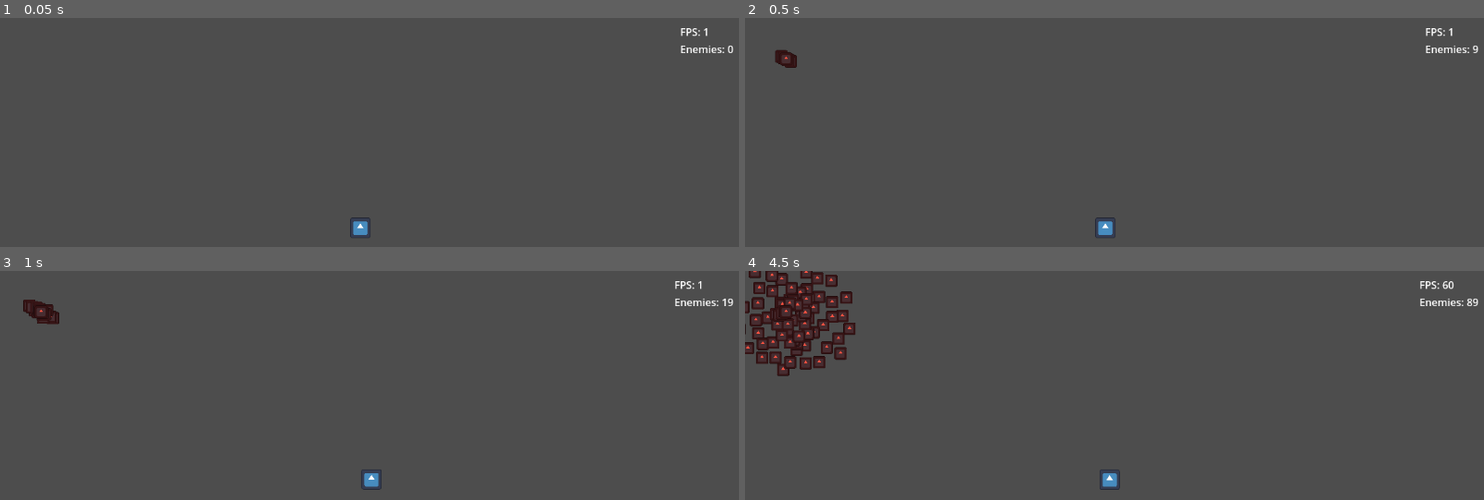
Above: before the commit, frames 1-4 (two rows, left to right).
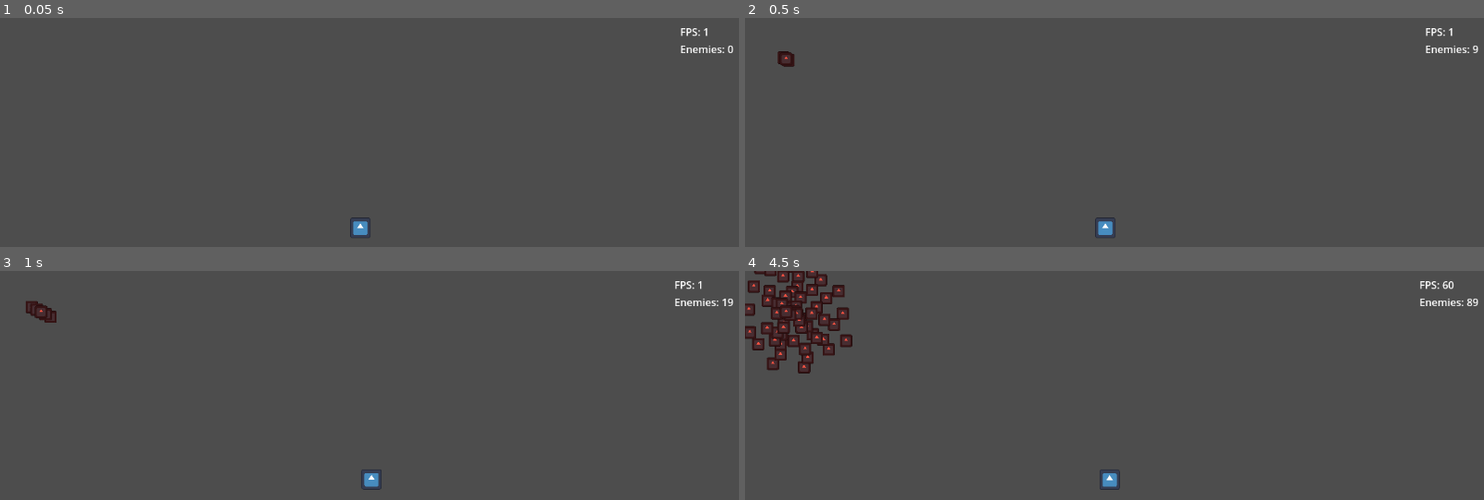
Above: after the commit, the same moments.

Repository: Griiimon/Manymies
Game: Godot game, scene res://main.tscn
The game is run twice, just before and just after one commit, with the same random seed, the same clock (stepped at 60 frames per second) and the same inputs. The engine's default icon, where the game draws it, is replaced by a stand-in: a white triangle on a blue panel in a dark square.
Inputs (mouse positions are in pixels of both pictures, inside the frame that each line leads up to):
- Up to frame 1 (0.05 s): no input
- Up to frame 2 (0.5 s): no input
- Up to frame 3 (1 s): tap Enter at 0.5 s; move the mouse to (532, 456) at 0.52 s; click (532, 456) at 0.67 s
- Up to frame 4 (4.5 s): move the mouse to (966, 499) at 1.27 s; click (966, 499) at 1.42 s; move the mouse to (1188, 387) at 2.02 s; click (1188, 387) at 2.17 s; move the mouse to (outside the picture) at 2.77 s; click (outside the picture) at 2.92 s; move the mouse to (outside the picture) at 3.52 s; click (outside the picture) at 3.67 s; move the mouse to (892, 415) at 4.27 s; click (892, 415) at 4.42 s

Frame 1 is identical in both runs. In frame 2, less than 0.1% of the frame differs, in the area x 4-8%, y 14-22%; in frame 3, 0.1%; in frame 4, 3.6%, in the area x 0-15%, y 0-46%.

Commit message:
double skip_frames for performance

Diff:
--- a/solutions/simple area enemy/simple_area_separation_enemy.tscn
+++ b/solutions/simple area enemy/simple_area_separation_enemy.tscn
@@ -16,7 +16,7 @@
 separation_weight = 150.0
 separation_radius = 40.0
 maximum_speed = 25.0
-skip_frames = 10
+skip_frames = 20
 max_intersect_results = 8
 
 [node name="Sprite2D" type="Sprite2D" parent="."]
